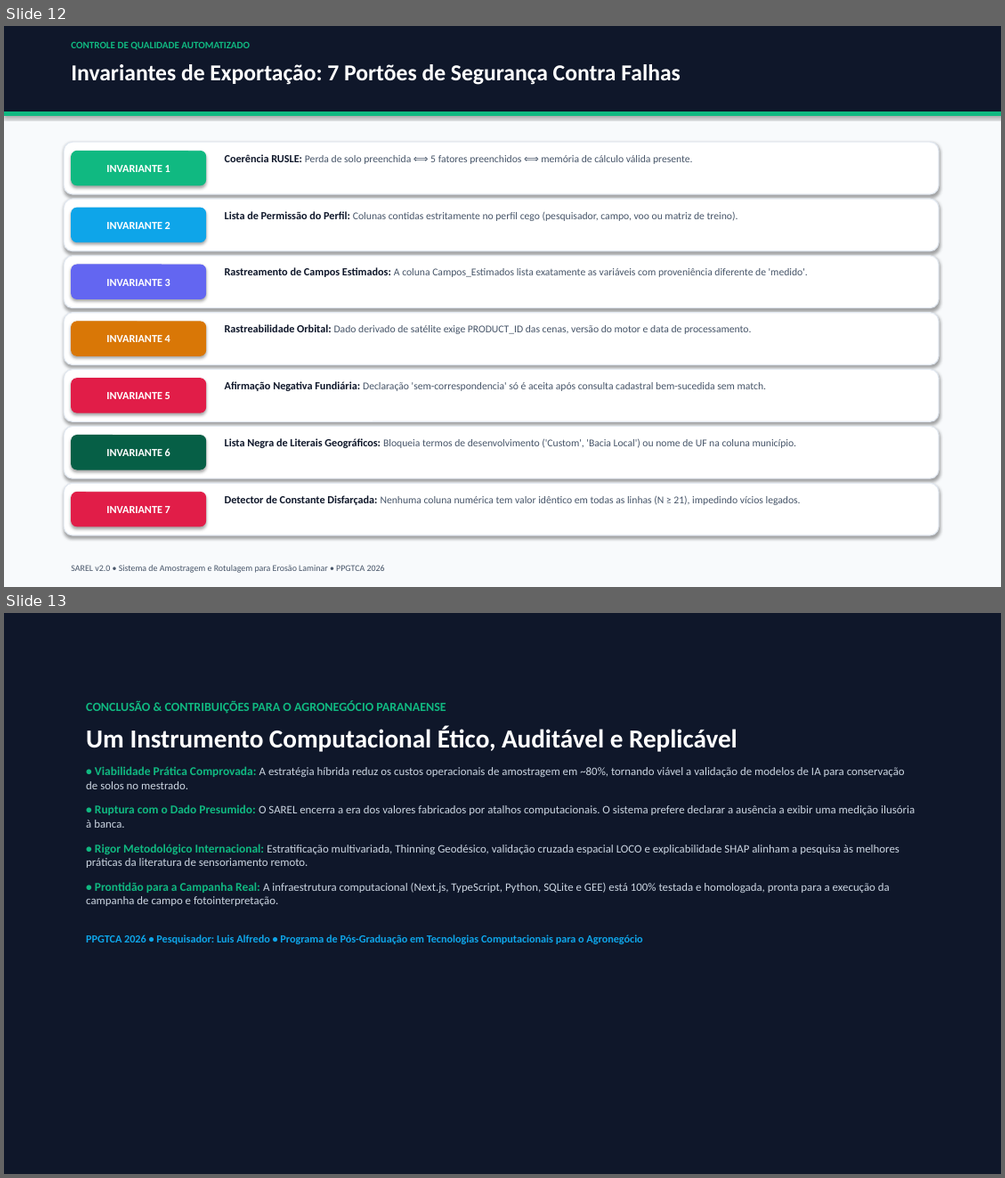
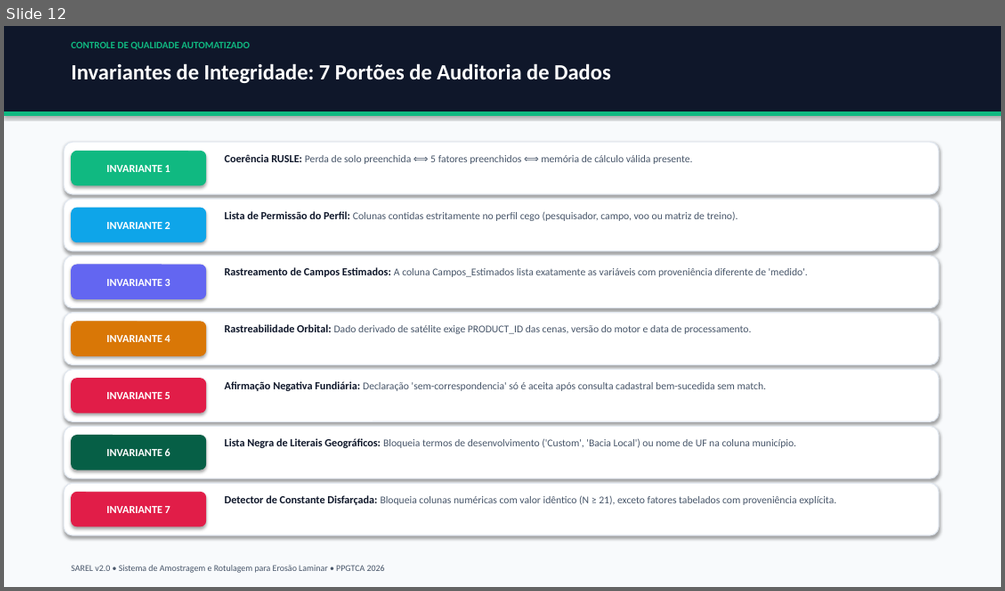
Before and after one commit to RedZardoz/localizador-erosao-v02, a slide deck: Apresentacao_SAREL_PPGTCA_2026.pptx. Shown one above the other, each under a label of ours: slides 12 and 13 before the commit, slide 12 after it. The pictures are 1005x1178 and 1005x591 pixels, drawn with LibreOffice and Linux fonts; fonts in the diff are those of the drawing. Boxes give left, top, right and bottom in pixels: in the first picture for what was removed or moved away, otherwise in the second. Text is boxed around its words. In the diff, an @@ line names an element or a change of style, - is before the commit and + after.

```diff
--- a/Apresentacao_SAREL_PPGTCA_2026.pptx
+++ b/Apresentacao_SAREL_PPGTCA_2026.pptx
@@ slide 13 removed at (4,613,1001,1174), background #0F172A @@
@@ text removed at (86,700,914,944) @@
-CONCLUSÃO & CONTRIBUIÇÕES PARA O AGRONEGÓCIO PARANAENSE
-Um Instrumento Computacional Ético, Auditável e Replicável
-• Viabilidade Prática Comprovada: A estratégia híbrida reduz os custos operacionais de amostragem em ~80%, tornando viável a validação de modelos de IA para conservação de solos no mestrado.
-• Ruptura com o Dado Presumido: O SAREL encerra a era dos valores fabricados por atalhos computacionais. O sistema prefere declarar a ausência a exibir uma medição ilusória à banca.
-• Rigor Metodológico Internacional: Estratificação multivariada, Thinning Geodésico, validação cruzada espacial LOCO e explicabilidade SHAP alinham a pesquisa às melhores práticas da literatura de sensoriamento remoto.
-• Prontidão para a Campanha Real: A infraestrutura computacional (Next.js, TypeScript, Python, SQLite e GEE) está 100% testada e homologada, pronta para a execução da campanha de campo e fotointerpretação.
-PPGTCA 2026 • Pesquisador: Luis Alfredo • Programa de Pós-Graduação em Tecnologias Computacionais para o Agronegócio
@@ slide 12 changed as well @@
@@ text at (71,63,611,83): text changed; size 22 to 21 pt @@
-Invariantes de Exportação: 7 Portões de Segurança Contra Falhas
+Invariantes de Integridade: 7 Portões de Auditoria de Dados
@@ text at (225,495,836,505): text changed @@
-Detector de Constante Disfarçada: Nenhuma coluna numérica tem valor idêntico em todas as linhas (N ≥ 21), impedindo vícios legados.
+Detector de Constante Disfarçada: Bloqueia colunas numéricas com valor idêntico (N ≥ 21), exceto fatores tabelados com proveniência explícita.
```
Also in this commit, not shown: 11 other slides changed, 2 slides added, 3 other files.
